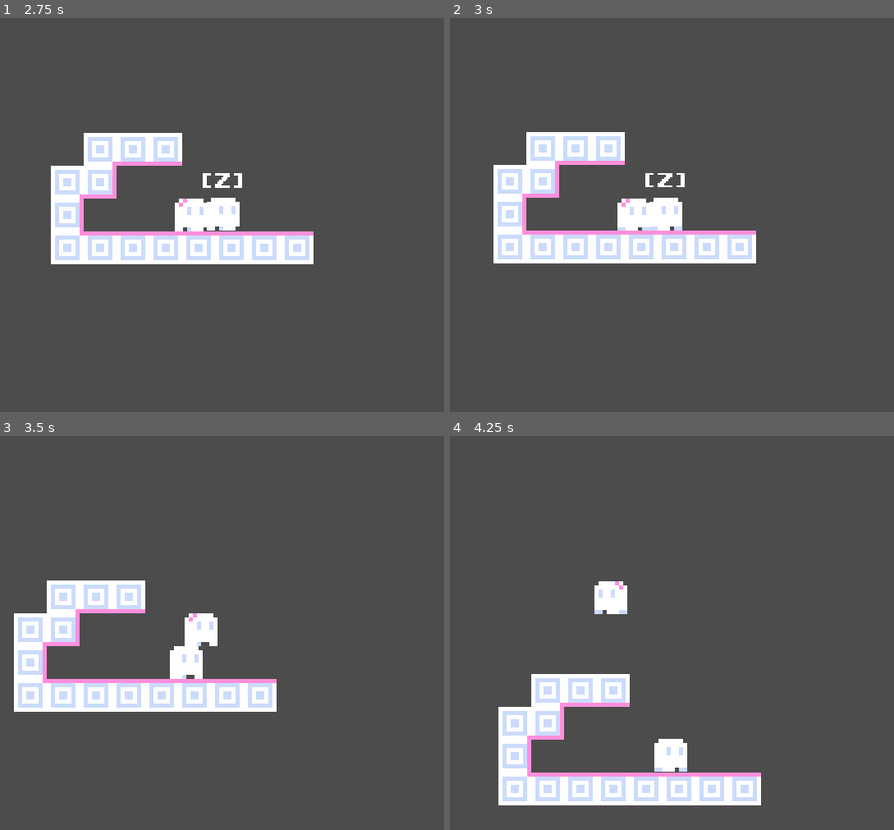
Above: before the commit, frames 1-4 (two rows, left to right).
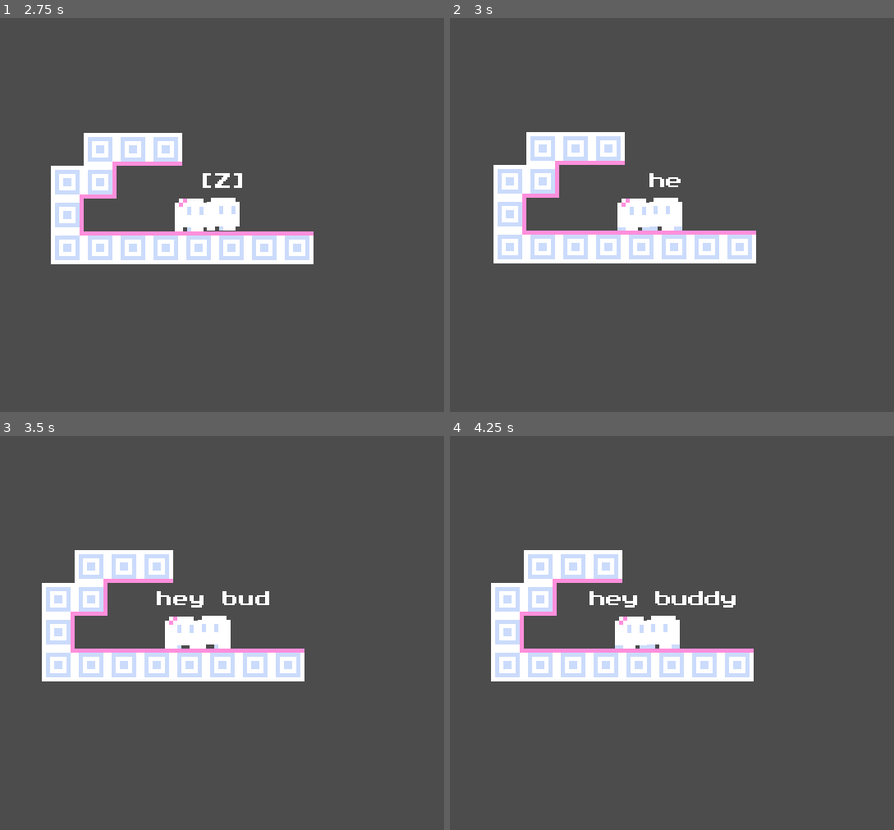
Above: after the commit, the same moments.

Repository: 2qar/ghost-game
Game: Godot game, scene res://world.tscn
Same seed, same stepped clock (60 frames per second), same inputs: the game is played once before the commit and once after it.
Inputs:
- Up to frame 1 (2.75 s): tap Enter at 0.5 s; hold D (right) 0.53-1.28 s; tap Z (talk, bound only after the commit) at 0.6, 1.35, 2.1 s; tap Space (jump) at 0.77, 1.52 s; hold A (left) 1.28-2.03 s; hold D (right) from 2.03 s (still down)
- Up to frame 2 (3 s): keep holding D (right); tap Z (talk, bound only after the commit) at 2.85 s
- Up to frame 3 (3.5 s): keep holding D (right); tap Space (jump) at 3.02 s
- Up to frame 4 (4.25 s): release D (right) at 3.53 s; hold A (left) from 3.53 s (still down); tap Z (talk, bound only after the commit) at 3.6 s; tap Space (jump) at 3.77 s; tap X (skip, bound only after the commit) at 4.15 s

Frame 1 is identical in both runs. In frame 2, 0.3% of the frame differs, in the area x 43-53%, y 39-54%; in frame 3, 15%; in frame 4, 19%, in the area x 9-71%, y 28-94%.

Commit message:
fancy ghost talking

Diff:
--- a/ghost.gd
+++ b/ghost.gd
@@ -1,6 +1,12 @@
 extends StaticBody2D
 
 var text_visible = false
+export(String, MULTILINE) var dialogue
+onready var lines = dialogue.split("\n")
+var skip : bool = false
+var talking : bool
+
+onready var dir = $sprite.flip_h
 
 func _ready():
 	$text.visible = false
@@ -9,3 +15,25 @@
 func toggle_text():
 	text_visible = !text_visible
 	$text.visible = text_visible
+
+func talk():
+	var player = get_node("../player")
+	if player.position.x < position.x:
+		$sprite.flip_h = true
+	for line in lines:
+		$text.text = ""
+		talking = true
+		for letter in line:
+			if skip:
+				$text.text = line
+				skip = false
+				break
+			$text.text += letter
+			$text_timer.start()
+			yield($text_timer, "timeout")
+		talking = false
+		yield(player, "next_line")
+
+	$text.text = "[Z]"
+	$sprite.flip_h = dir
+	player.talking = false
--- a/ghost.tscn
+++ b/ghost.tscn
@@ -28,3 +28,6 @@
 text = "[Z]"
 align = 1
 valign = 1
+
+[node name="text_timer" type="Timer" parent="."]
+wait_time = 0.1
--- a/player.gd
+++ b/player.gd
@@ -4,6 +4,9 @@
 
 var movement := Vector2()
 var last_ghost : Object
+var talking : bool
+
+signal next_line
 
 func _ready():
 	pass # Replace with function body.
@@ -11,6 +14,14 @@
 func _process(delta):
 	if $talk_ray.is_colliding():
 		if last_ghost:
+			if Input.is_action_just_pressed("talk"):
+				if not talking:
+					talking = true
+					last_ghost.talk()
+				elif not last_ghost.talking:
+					emit_signal("next_line")
+			elif last_ghost.talking and Input.is_action_just_pressed("skip"):
+				last_ghost.skip = true
 			return
 		var collider = $talk_ray.get_collider()
 		if collider.has_method("toggle_text"):
@@ -22,7 +33,7 @@
 		last_ghost = null
 
 func _physics_process(delta):
-	if Input.is_action_pressed("left") or Input.is_action_pressed("right"):
+	if (Input.is_action_pressed("left") or Input.is_action_pressed("right")) and not talking:
 		if Input.is_action_pressed("left"):
 			if !$sprite.flip_h:
 				$sprite.flip_h = true
@@ -36,7 +47,7 @@
 	else:
 		movement.x = 0
 
-	if $left_down.is_colliding() or $right_down.is_colliding():
+	if ($left_down.is_colliding() or $right_down.is_colliding()) and not talking:
 		if Input.is_action_just_pressed("jump") and movement.y == 0:
 			movement.y = -100
 	else:
--- a/project.godot
+++ b/project.godot
@@ -42,6 +42,16 @@
 "events": [ Object(InputEventKey,"resource_local_to_scene":false,"resource_name":"","device":0,"alt":false,"shift":false,"control":false,"meta":false,"command":false,"pressed":false,"scancode":32,"unicode":0,"echo":false,"script":null)
  ]
 }
+talk={
+"deadzone": 0.5,
+"events": [ Object(InputEventKey,"resource_local_to_scene":false,"resource_name":"","device":0,"alt":false,"shift":false,"control":false,"meta":false,"command":false,"pressed":false,"scancode":90,"unicode":0,"echo":false,"script":null)
+ ]
+}
+skip={
+"deadzone": 0.5,
+"events": [ Object(InputEventKey,"resource_local_to_scene":false,"resource_name":"","device":0,"alt":false,"shift":false,"control":false,"meta":false,"command":false,"pressed":false,"scancode":88,"unicode":0,"echo":false,"script":null)
+ ]
+}
 
 [rendering]
 
--- a/world.tscn
+++ b/world.tscn
@@ -45,6 +45,8 @@
 
 [node name="ghost" parent="." instance=ExtResource( 3 )]
 position = Vector2( 26, 3.87418 )
+dialogue = "hey buddy
+:)"
 
 [node name="TileMap" type="TileMap" parent="."]
 tile_set = ExtResource( 4 )
